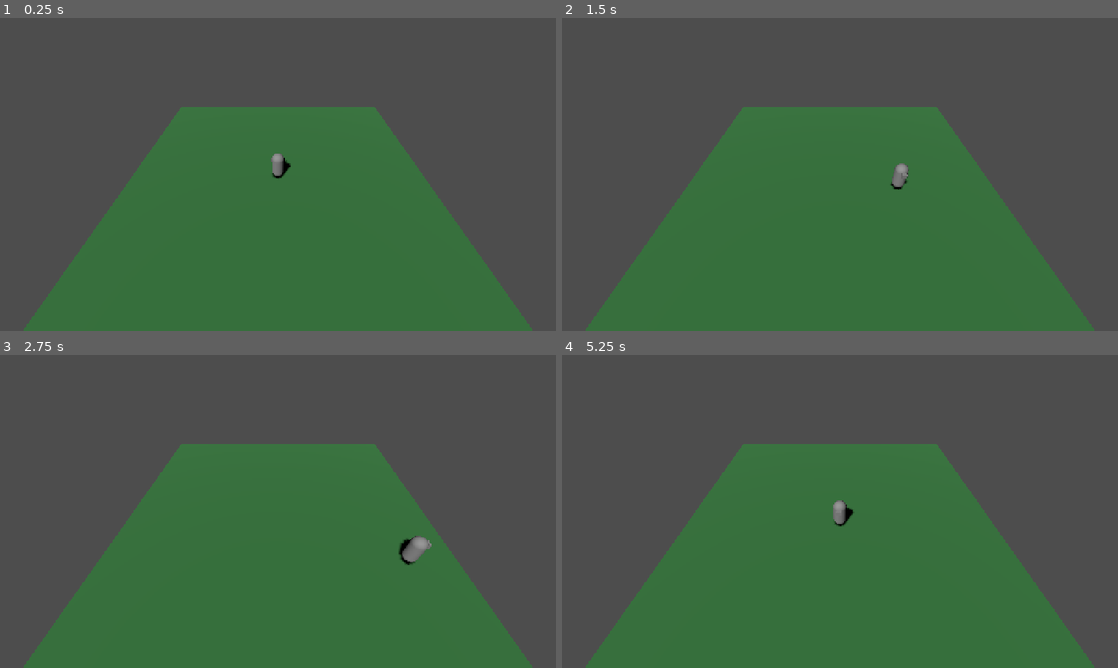
Above: before the commit, frames 1-4 (two rows, left to right).
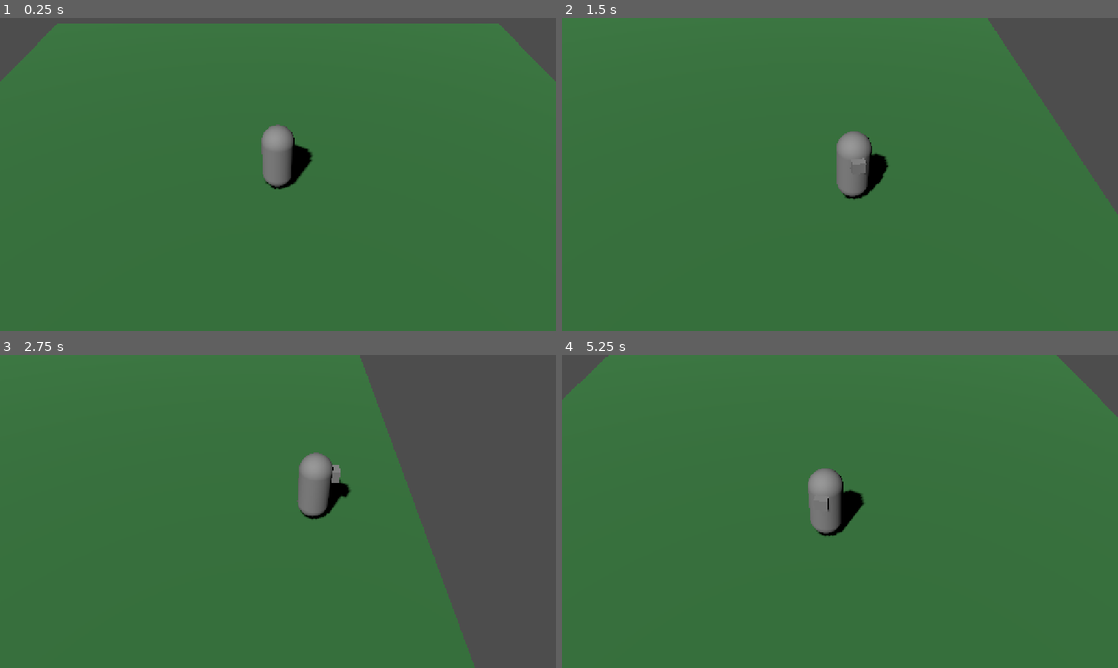
Above: after the commit, the same moments.

Repository: ParvezAli12/Meadowfolk
Game: Godot game, scene res://scenes/main/main.tscn
Two runs of this game, one before a commit and one after it. Both use one fixed random seed, a clock stepped at 60 frames per second and the inputs below.
Inputs:
- Up to frame 1 (0.25 s): no input
- Up to frame 2 (1.5 s): hold D (move_right) 0.53-1.28 s; hold S (move_down) from 1.28 s (still down)
- Up to frame 3 (2.75 s): release S (move_down) at 2.03 s; hold D (move_right) from 2.03 s (still down)
- Up to frame 4 (5.25 s): release D (move_right) at 2.78 s; hold W (move_up) 2.78-3.53 s; hold A (move_left) 3.53-5.03 s; hold S (move_down) from 5.03 s (still down)

The runs differ from the first frame. In frame 1, 52% of the frame differs, in the area x 0-100%, y 1-100%; in frame 2, 49%; in frame 3, 37%; in frame 4, 54%, in the area x 0-100%, y 0-100%.

Commit message:
Add smooth follow camera

Diff:
--- a/scenes/main/main.tscn
+++ b/scenes/main/main.tscn
@@ -1,6 +1,7 @@
 [gd_scene format=3 uid="uid://c4aathxmmlayb"]
 
 [ext_resource type="PackedScene" uid="uid://bemn6fiec2ka6" path="res://scenes/player/player.tscn" id="1_hyk8p"]
+[ext_resource type="Script" uid="uid://08o67esefcbm" path="res://scripts/camera_rig.gd" id="2_iuonh"]
 
 [sub_resource type="StandardMaterial3D" id="StandardMaterial3D_vom5j"]
 albedo_color = Color(0.21214908, 0.4781819, 0.24135941, 1)
@@ -18,9 +19,6 @@
 transform = Transform3D(0.8660254, 0.38302222, -0.32139382, 0, 0.64278764, 0.76604444, 0.5, -0.66341394, 0.5566704, 0, 0, 0)
 shadow_enabled = true
 
-[node name="Camera3D" type="Camera3D" parent="." unique_id=2126831447]
-transform = Transform3D(1, 0, 0, 0, 0.70710677, 0.70710677, 0, -0.70710677, 0.70710677, 0, 10, 10)
-
 [node name="Ground" type="MeshInstance3D" parent="." unique_id=1103036685]
 mesh = SubResource("PlaneMesh_oenq4")
 
@@ -31,3 +29,10 @@
 
 [node name="Player" parent="." unique_id=1839384554 instance=ExtResource("1_hyk8p")]
 transform = Transform3D(1, 0, 0, 0, 1, 0, 0, 0, 1, 0, 0.5, 0)
+
+[node name="CameraRig" type="Node3D" parent="." unique_id=1626877032]
+
+[node name="Camera3D" type="Camera3D" parent="CameraRig" unique_id=31629231]
+transform = Transform3D(1, 0, 0, 0, 0.70710677, 0.70710677, 0, -0.70710677, 0.70710677, 0, 7, 7)
+fov = 45.0
+script = ExtResource("2_iuonh")
--- /dev/null
+++ b/scripts/camera_rig.gd
@@ -0,0 +1,20 @@
+extends Camera3D
+
+@export var offset := Vector3(0, 7, 7)
+@export var follow_speed := 5.0
+
+var target: Node3D
+
+func _ready() -> void:
+	top_level = true
+	target = get_tree().current_scene.get_node_or_null("Player")
+	if target == null:
+		push_error("Camera could not find a node named 'Player' in the main scene")
+		return
+	global_position = target.global_position + offset
+
+func _process(delta: float) -> void:
+	if target == null:
+		return
+	var goal := target.global_position + offset
+	global_position = global_position.lerp(goal, follow_speed * delta)
Not shown, added: scripts/camera_rig.gd.uid
